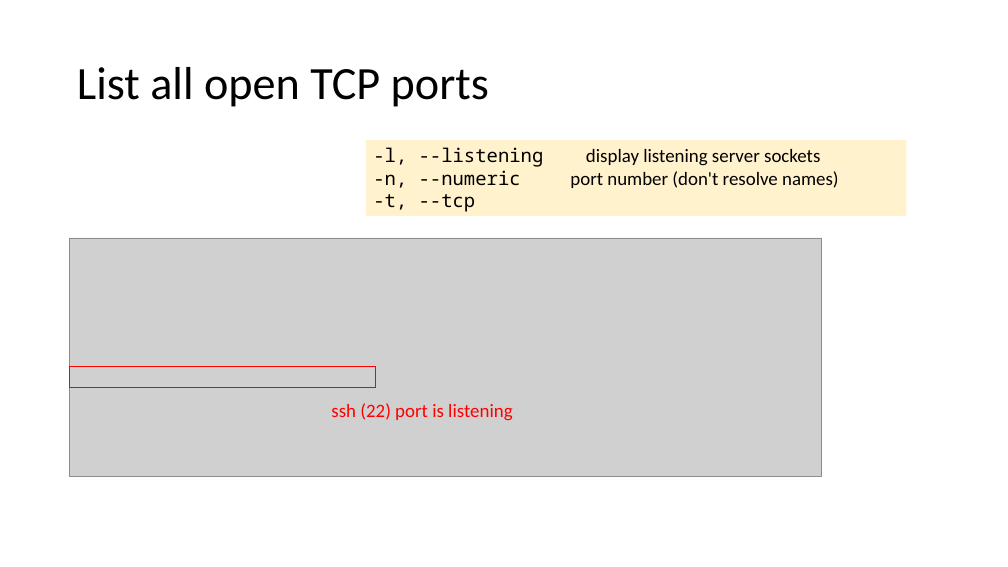
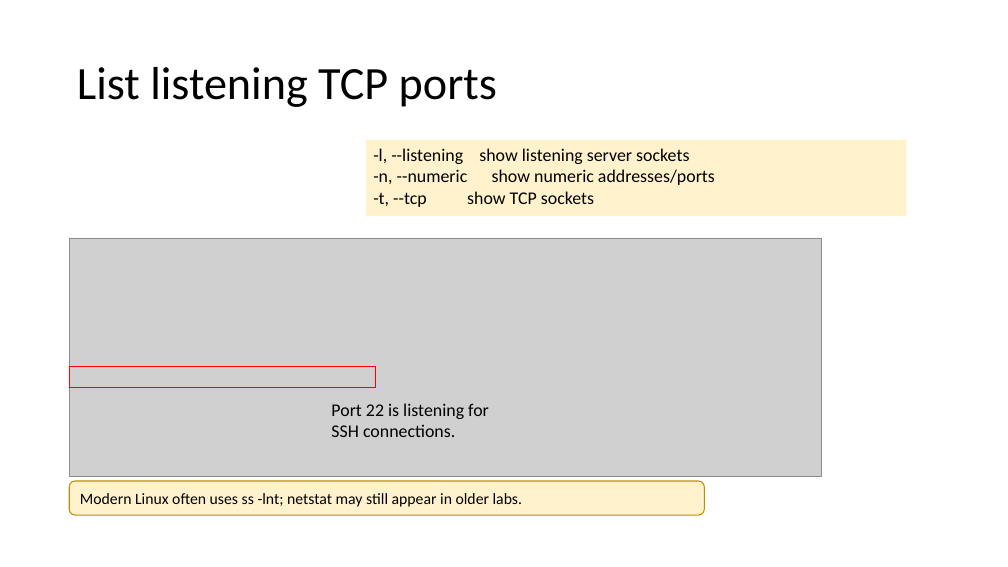
Before and after one commit to frankwxu/Digital-Forensics-Basic-Book, a slide deck: slide 54 of PPTs/Ch4_Linux_for_Digital_Forensics.pptx (slide 52 before the commit). Drawn at 1008x567 pixels with LibreOffice and Linux fonts; fonts in the diff are those of the drawing; grey boxes stand for pictures; background and template pictures are left out. Boxes give left, top, right and bottom in pixels: in the first picture for what was removed or moved away, otherwise in the second. Text is boxed around its words. In the diff, an @@ line names an element or a change of style, - is before the commit and + after.

```diff
--- a/PPTs/Ch4_Linux_for_Digital_Forensics.pptx
+++ b/PPTs/Ch4_Linux_for_Digital_Forensics.pptx
@@ title at [77,67,497,107]: text changed @@
-List all open TCP ports
+List listening TCP ports
@@ text in rectangle at [373,148,715,207]: text changed; size 18 to 17 pt @@
--l, --listening display listening server sockets
--n, --numeric port number (don't resolve names)
--t, --tcp
+-l, --listening show listening server sockets
+-n, --numeric show numeric addresses/ports
+-t, --tcp show TCP sockets
@@ text at [331,403,489,437]: text changed; size 18 to 17 pt; text colour #FF0000 to #000000 @@
-ssh (22) port is listening
+Port 22 is listening for SSH connections.
@@ rounded rectangle added at [70,481,705,515], fill #FFF2CC, outline #BF9000 1 pt, 15 pt, text #000000 @@
+Modern Linux often uses ss -lnt; netstat may still appear in older labs.
```
Also in this commit, not shown: 44 other slides changed, 8 slides added, 6 slides removed, 1 other file.
